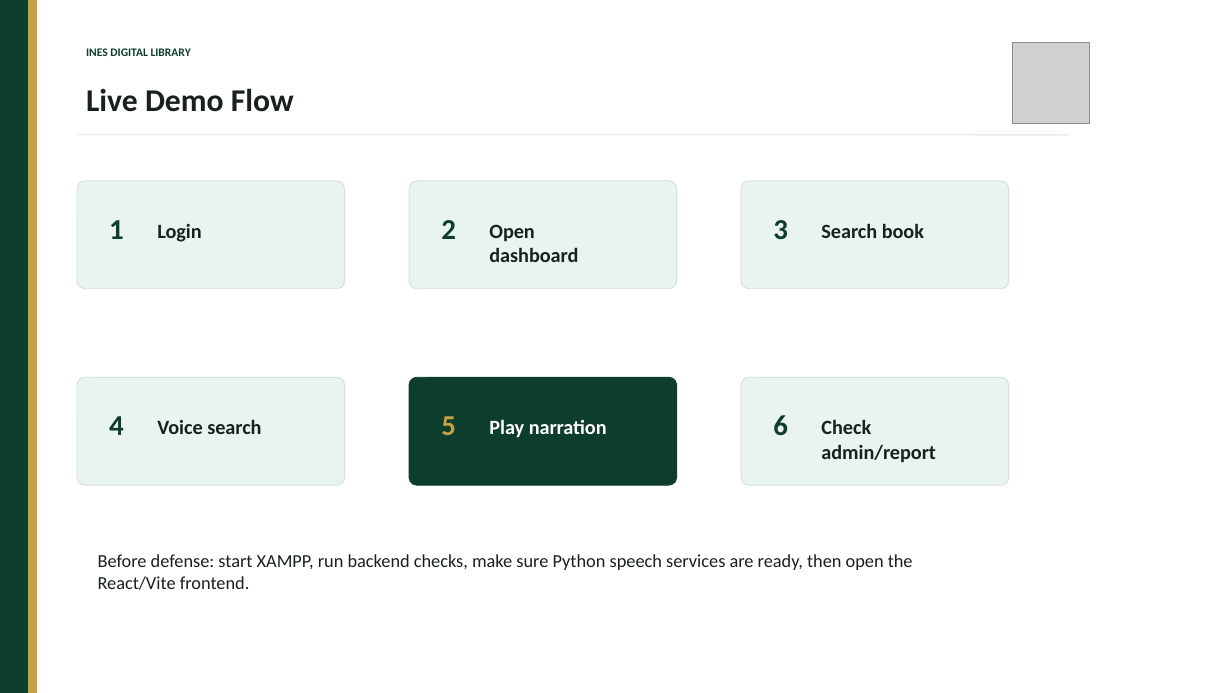
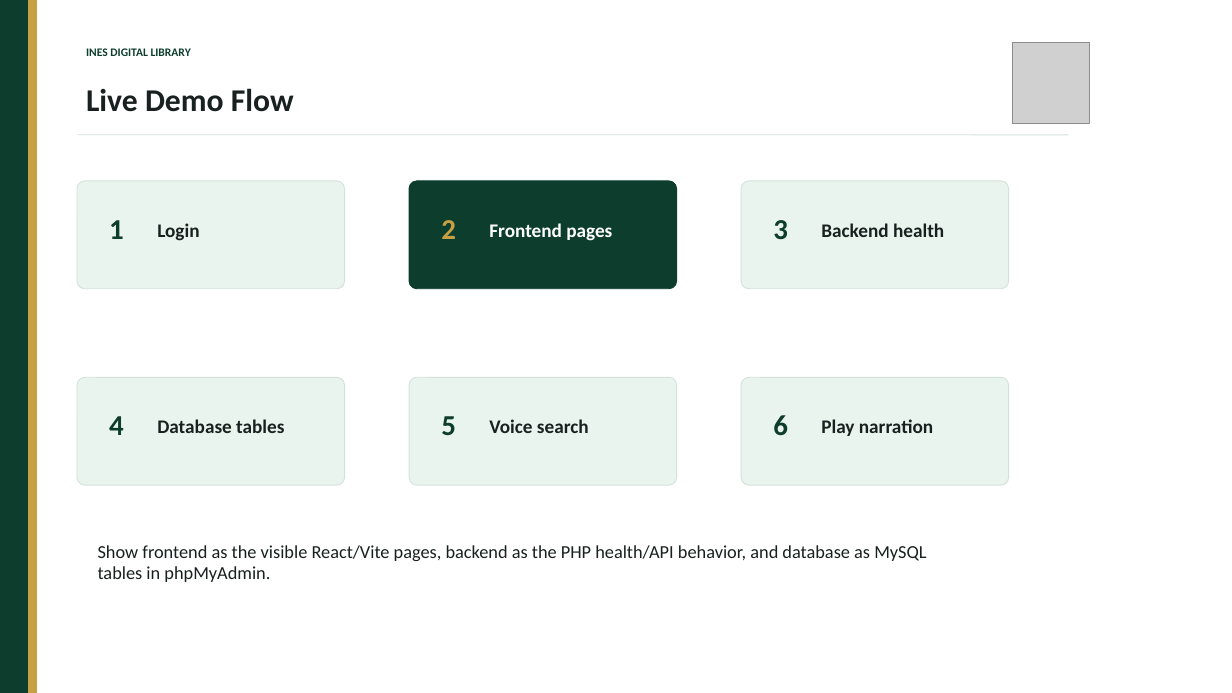
Before and after one commit to L1o2u3a4n3g2e1/ines-intelligent-library, a slide deck: slide 12 of docs/INES_Digital_Library_Defense_Presentation_IRUMVA_Style.pptx. Drawn at 1232x693 pixels with LibreOffice and Linux fonts; fonts in the diff are those of the drawing; grey boxes stand for pictures. Boxes give left, top, right and bottom in pixels: in the first picture for what was removed or moved away, otherwise in the second. Text is boxed around its words. In the diff, an @@ line names an element or a change of style, - is before the commit and + after.

Commit message:
Align defense presentation with final dissertation

```diff
--- a/docs/INES_Digital_Library_Defense_Presentation_IRUMVA_Style.pptx
+++ b/docs/INES_Digital_Library_Defense_Presentation_IRUMVA_Style.pptx
@@ rounded rectangle at [409,181,677,289]: fill #EAF4EE to #0D3D2D; outline #D5E2DC 0.75 pt to #0D3D2D 0.75 pt @@
@@ text "2" at [441,220,456,239]: text colour #0D3D2D to #C7A044 @@
@@ text "Login" at [157,223,199,241]: size 15.8 to 15 pt @@
@@ text at [489,223,612,241]: text changed; size 15.8 to 15 pt; text colour #18211F to #FFFFFF @@
-Open dashboard
+Frontend pages
@@ text at [821,223,944,237]: text changed; size 15.8 to 15 pt @@
-Search book
+Backend health
@@ rounded rectangle at [409,377,677,485]: fill #0D3D2D to #EAF4EE; outline #0D3D2D 0.75 pt to #D5E2DC 0.75 pt @@
@@ text at [157,419,284,433]: text changed; size 15.8 to 15 pt @@
-Voice search
+Database tables
@@ text "5" at [441,416,456,435]: text colour #C7A044 to #0D3D2D @@
@@ text at [489,419,589,433]: text changed; size 15.8 to 15 pt; text colour #FFFFFF to #18211F @@
-Play narration
+Voice search
@@ text at [821,419,933,436]: text changed; size 15.8 to 15 pt @@
-Check admin/report
+Play narration
@@ text at [98,545,926,582]: text changed @@
-Before defense: start XAMPP, run backend checks, make sure Python speech services are ready, then open the React/Vite frontend.
+Show frontend as the visible React/Vite pages, backend as the PHP health/API behavior, and database as MySQL tables in phpMyAdmin.
```
Also in this commit, not shown: 1 other slide changed, 1 other file.
